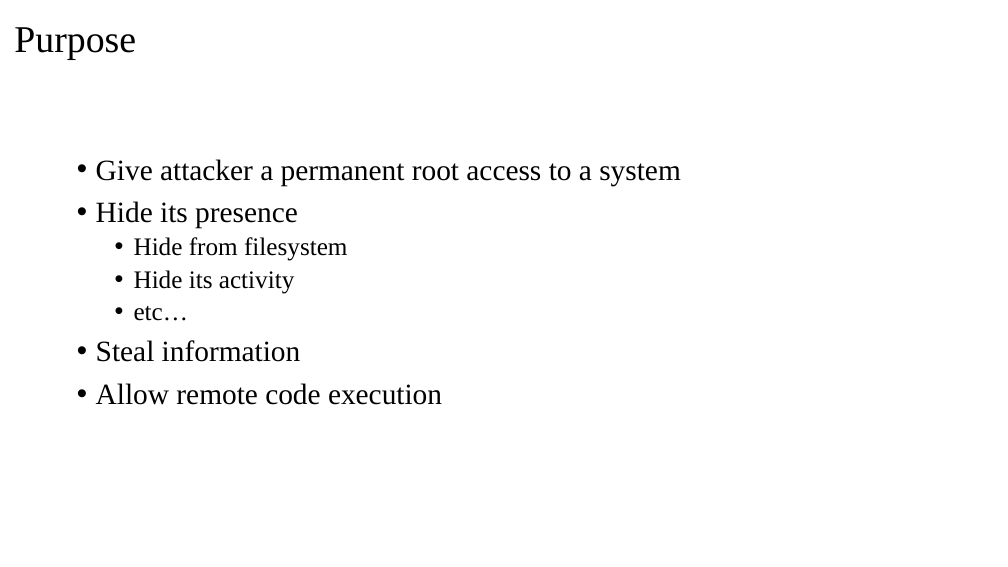
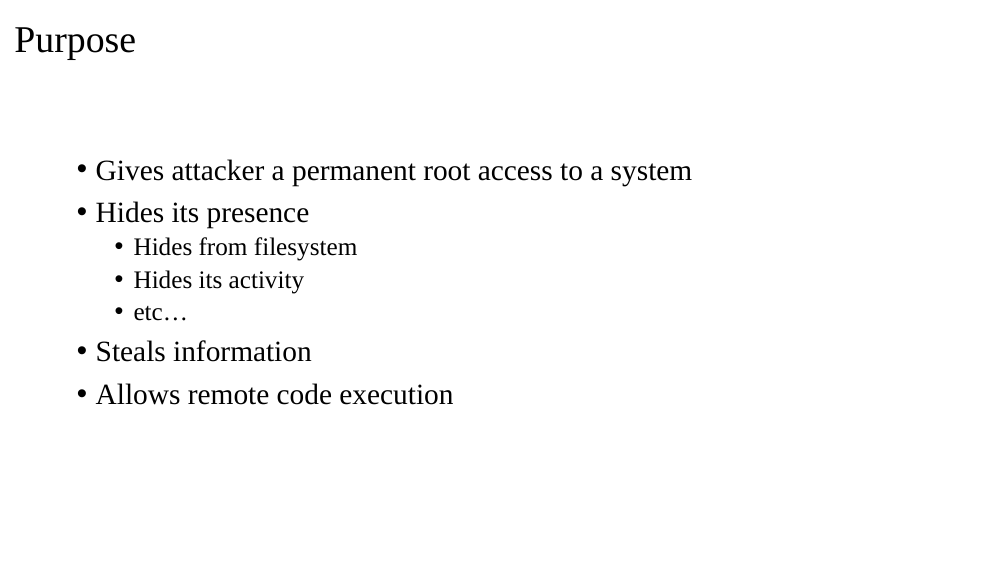
Before and after one commit to cs-uob/COMSM0049, a slide deck: slide 3 of docs/lectures/7/Hardware Security.pptx. Drawn at 1008x567 pixels with LibreOffice and Linux fonts; fonts in the diff are those of the drawing. Boxes give left, top, right and bottom in pixels: in the first picture for what was removed or moved away, otherwise in the second. Text is boxed around its words. In the diff, an @@ line names an element or a change of style, - is before the commit and + after.

```diff
--- a/docs/lectures/7/Hardware Security.pptx
+++ b/docs/lectures/7/Hardware Security.pptx
@@ text at bbox=[96, 159, 693, 294]: text changed @@
-• Give attacker a permanent root access to a system
-• Hide its presence
-  • Hide from filesystem
-  • Hide its activity
+• Gives attacker a permanent root access to a system
+• Hides its presence
+  • Hides from filesystem
+  • Hides its activity
@@ text at bbox=[96, 340, 453, 405]: text changed @@
-• Steal information
-• Allow remote code execution
+• Steals information
+• Allows remote code execution
```
Also in this commit, not shown: 1 other slide changed.
